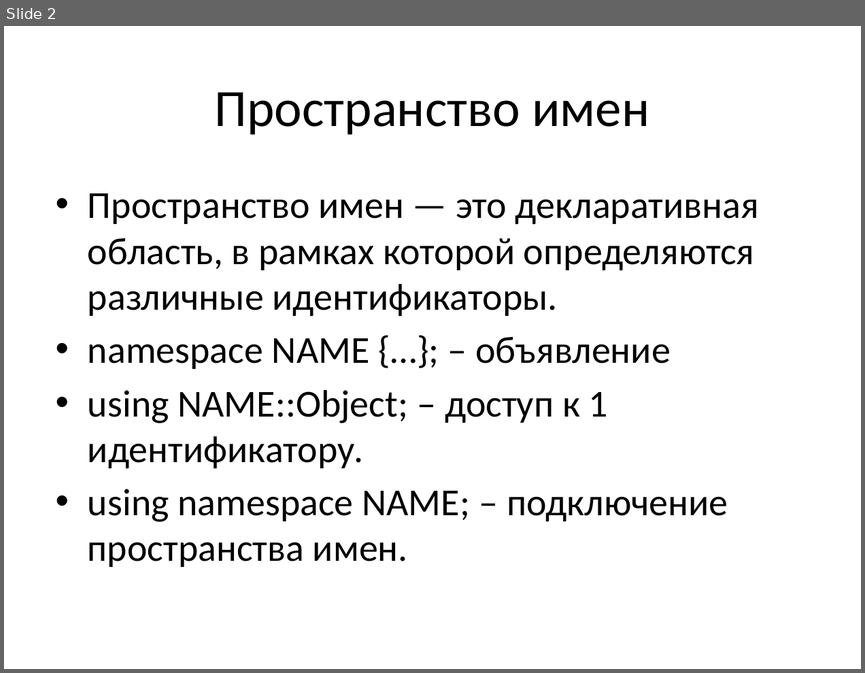
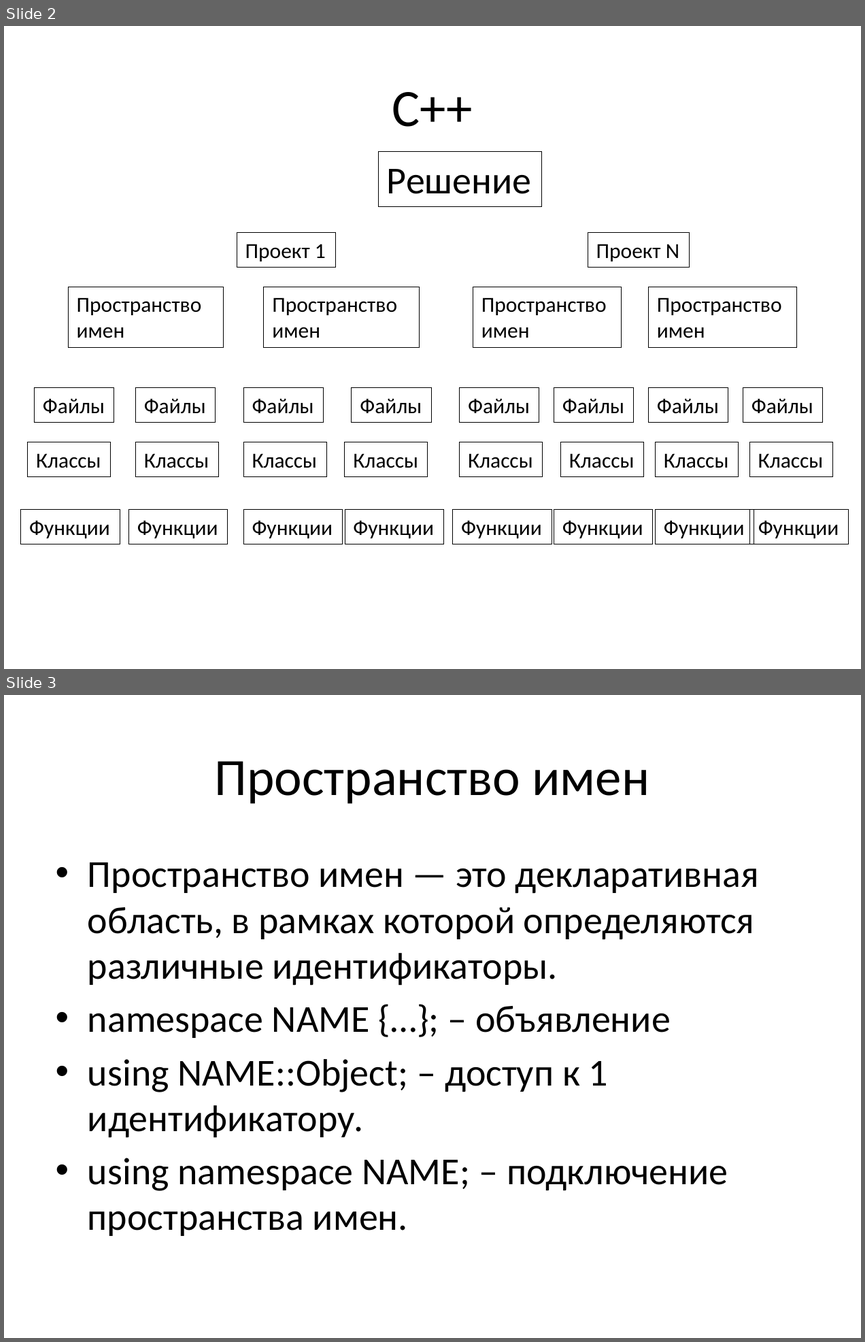
Before and after one commit to LebedevIlyaG/3821, a slide deck: C++ шпаргалка.pptx. Shown one above the other, each under a label of ours: slide 2 before the commit, slides 2 and 3 after it. The pictures are 865x673 and 865x1342 pixels, drawn with LibreOffice and Linux fonts; fonts in the diff are those of the drawing. Boxes give left, top, right and bottom in pixels: in the first picture for what was removed or moved away, otherwise in the second. Text is boxed around its words. In the diff, an @@ line names an element or a change of style, - is before the commit and + after.

```diff
--- a/C++ шпаргалка.pptx
+++ b/C++ шпаргалка.pptx
@@ slide 2 added at bbox=[4, 26, 861, 669], background #FFFFFF @@
@@ title added at bbox=[392, 92, 473, 127], 44 pt, text #000000 @@
+С++
@@ rectangle added at bbox=[379, 152, 541, 207], outline #000000 0.75 pt, 32 pt, text #000000 @@
+Решение
@@ rectangle added at bbox=[237, 233, 336, 267], outline #000000 0.75 pt, 18 pt, text #000000 @@
+Проект 1
@@ rectangle added at bbox=[587, 233, 689, 267], outline #000000 0.75 pt, 18 pt, text #000000 @@
+Проект N
@@ rectangle added at bbox=[68, 286, 224, 347], outline #000000 0.75 pt, 18 pt, text #000000 @@
+Пространство имен
@@ rectangle added at bbox=[264, 286, 419, 347], outline #000000 0.75 pt, 18 pt, text #000000 @@
+Пространство имен
@@ rectangle added at bbox=[473, 286, 621, 347], outline #000000 0.75 pt, 18 pt, text #000000 @@
+Пространство имен
@@ rectangle added at bbox=[649, 286, 797, 347], outline #000000 0.75 pt, 18 pt, text #000000 @@
+Пространство имен
@@ rectangle added at bbox=[34, 388, 113, 422], outline #000000 0.75 pt, 18 pt, text #000000 @@
+Файлы
@@ rectangle added at bbox=[136, 388, 215, 422], outline #000000 0.75 pt, 18 pt, text #000000 @@
+Файлы
@@ rectangle added at bbox=[244, 388, 324, 422], outline #000000 0.75 pt, 18 pt, text #000000 @@
+Файлы
@@ rectangle added at bbox=[352, 388, 432, 422], outline #000000 0.75 pt, 18 pt, text #000000 @@
+Файлы
@@ rectangle added at bbox=[459, 388, 538, 422], outline #000000 0.75 pt, 18 pt, text #000000 @@
+Файлы
@@ rectangle added at bbox=[554, 388, 634, 422], outline #000000 0.75 pt, 18 pt, text #000000 @@
+Файлы
@@ rectangle added at bbox=[649, 388, 728, 422], outline #000000 0.75 pt, 18 pt, text #000000 @@
+Файлы
@@ rectangle added at bbox=[742, 388, 822, 422], outline #000000 0.75 pt, 18 pt, text #000000 @@
+Файлы
@@ rectangle added at bbox=[28, 441, 111, 476], outline #000000 0.75 pt, 18 pt, text #000000 @@
+Классы
@@ rectangle added at bbox=[136, 441, 219, 476], outline #000000 0.75 pt, 18 pt, text #000000 @@
+Классы
@@ rectangle added at bbox=[244, 441, 327, 476], outline #000000 0.75 pt, 18 pt, text #000000 @@
+Классы
@@ rectangle added at bbox=[345, 441, 428, 476], outline #000000 0.75 pt, 18 pt, text #000000 @@
+Классы
@@ rectangle added at bbox=[459, 441, 542, 476], outline #000000 0.75 pt, 18 pt, text #000000 @@
+Классы
@@ rectangle added at bbox=[561, 441, 644, 476], outline #000000 0.75 pt, 18 pt, text #000000 @@
+Классы
@@ rectangle added at bbox=[655, 441, 738, 476], outline #000000 0.75 pt, 18 pt, text #000000 @@
+Классы
@@ rectangle added at bbox=[749, 441, 832, 476], outline #000000 0.75 pt, 18 pt, text #000000 @@
+Классы
@@ rectangle added at bbox=[21, 509, 120, 543], outline #000000 0.75 pt, 18 pt, text #000000 @@
+Функции
@@ rectangle added at bbox=[129, 509, 228, 543], outline #000000 0.75 pt, 18 pt, text #000000 @@
+Функции
@@ rectangle added at bbox=[244, 509, 343, 543], outline #000000 0.75 pt, 18 pt, text #000000 @@
+Функции
@@ rectangle added at bbox=[345, 509, 443, 543], outline #000000 0.75 pt, 18 pt, text #000000 @@
+Функции
@@ rectangle added at bbox=[453, 509, 551, 543], outline #000000 0.75 pt, 18 pt, text #000000 @@
+Функции
@@ rectangle added at bbox=[554, 509, 653, 543], outline #000000 0.75 pt, 18 pt, text #000000 @@
+Функции
@@ rectangle added at bbox=[655, 509, 753, 543], outline #000000 0.75 pt, 18 pt, text #000000 @@
+Функции
@@ rectangle added at bbox=[749, 509, 848, 543], outline #000000 0.75 pt, 18 pt, text #000000 @@
+Функции
@@ what was slide 2 is now slide 3 @@
```
Also in this commit, not shown: 1 other slide added.
